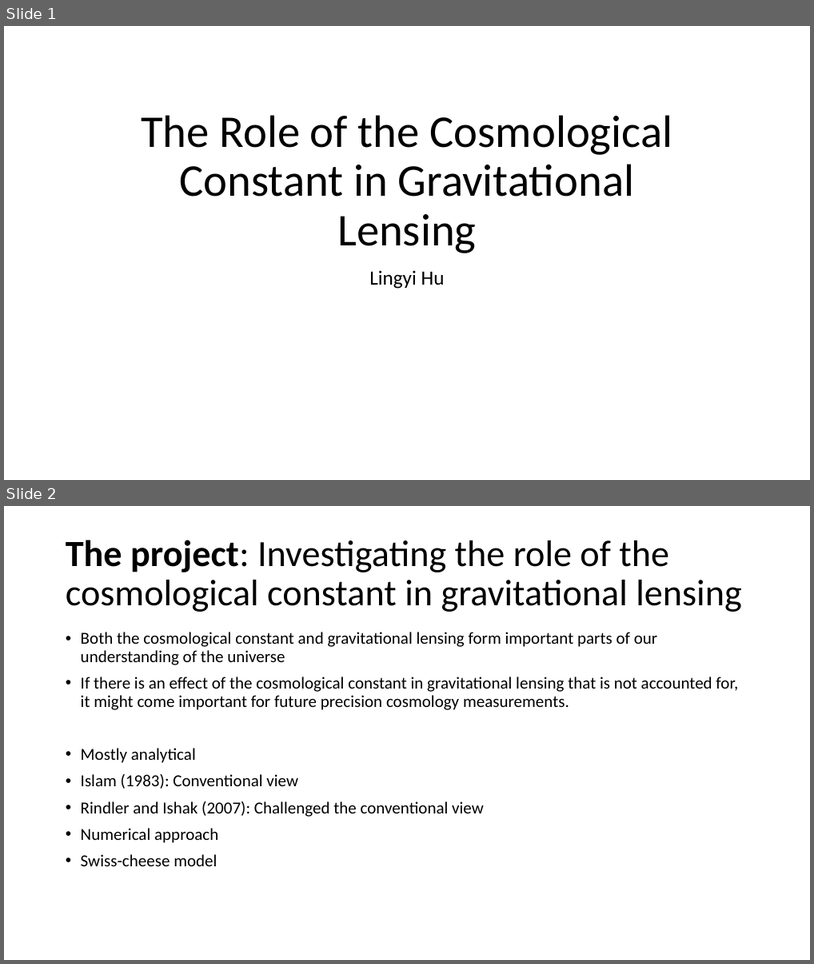
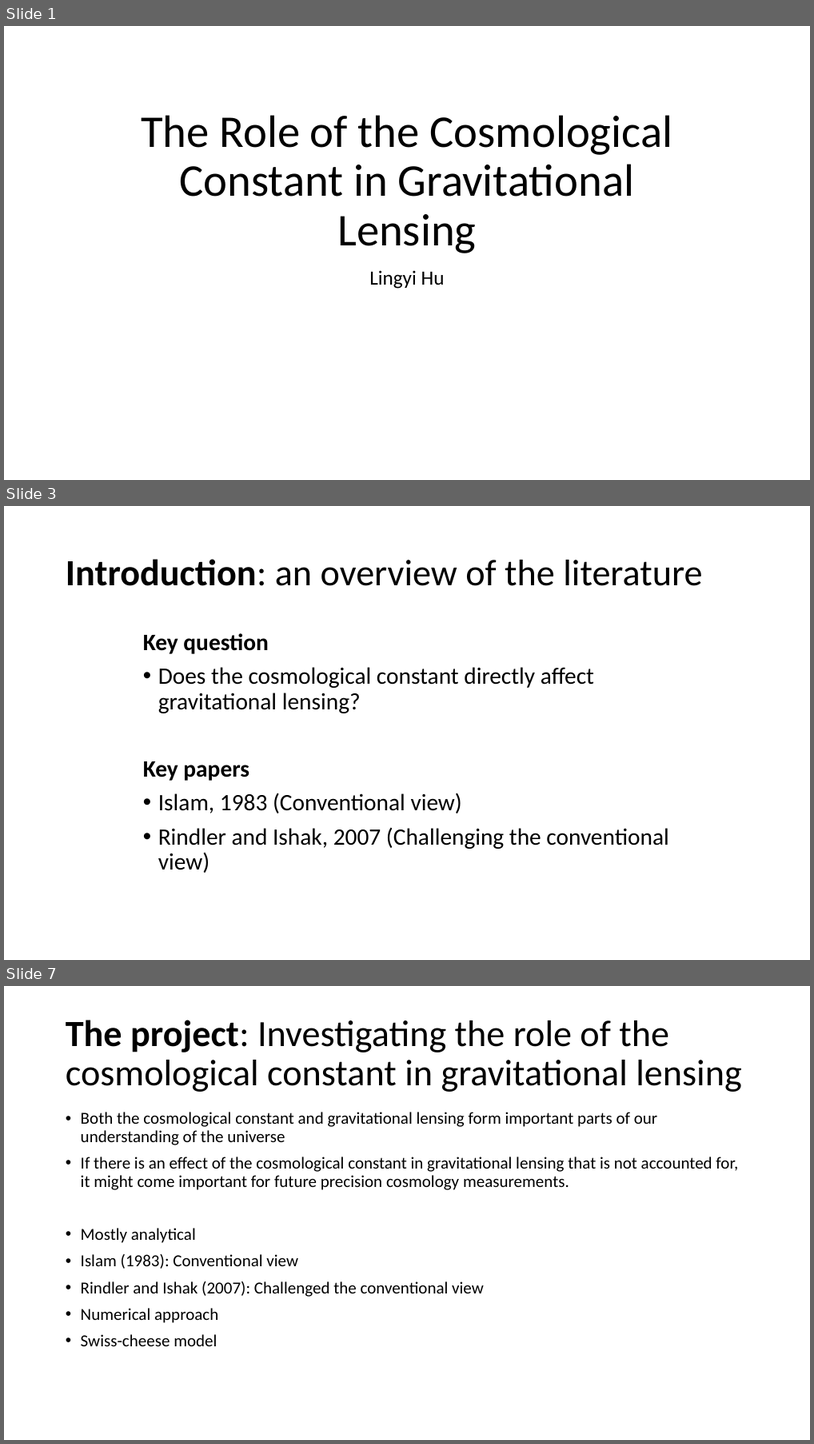
Before and after one commit to lingxz/lightbending, a slide deck: presentation2.pptx. Shown one above the other, each under a label of ours: slides 1 and 2 before the commit, slides 1, 3 and 7 after it; the slides between them are not shown. The pictures are 814x964 and 814x1444 pixels, drawn with LibreOffice and Linux fonts; fonts in the diff are those of the drawing. Boxes give left, top, right and bottom in pixels: in the first picture for what was removed or moved away, otherwise in the second. Text is boxed around its words. In the diff, an @@ line names an element or a change of style, - is before the commit and + after.

```diff
--- a/presentation2.pptx
+++ b/presentation2.pptx
@@ slide 3 added at [4, 506, 810, 960], background #FFFFFF @@
@@ title added at [66, 559, 702, 586], 44 pt, text #000000 @@
+Introduction: an overview of the literature
@@ text added at [143, 633, 669, 872], 28 pt, text #000000 @@
+Key question
+• Does the cosmological constant directly affect gravitational lensing?
+Key papers
+• Islam, 1983 (Conventional view)
+• Rindler and Ishak, 2007 (Challenging the conventional view)
@@ what was slide 2 is now slide 7 @@
```
Also in this commit, not shown: 9 slides changed, 12 other slides added, 6 slides removed, 36 other files.
